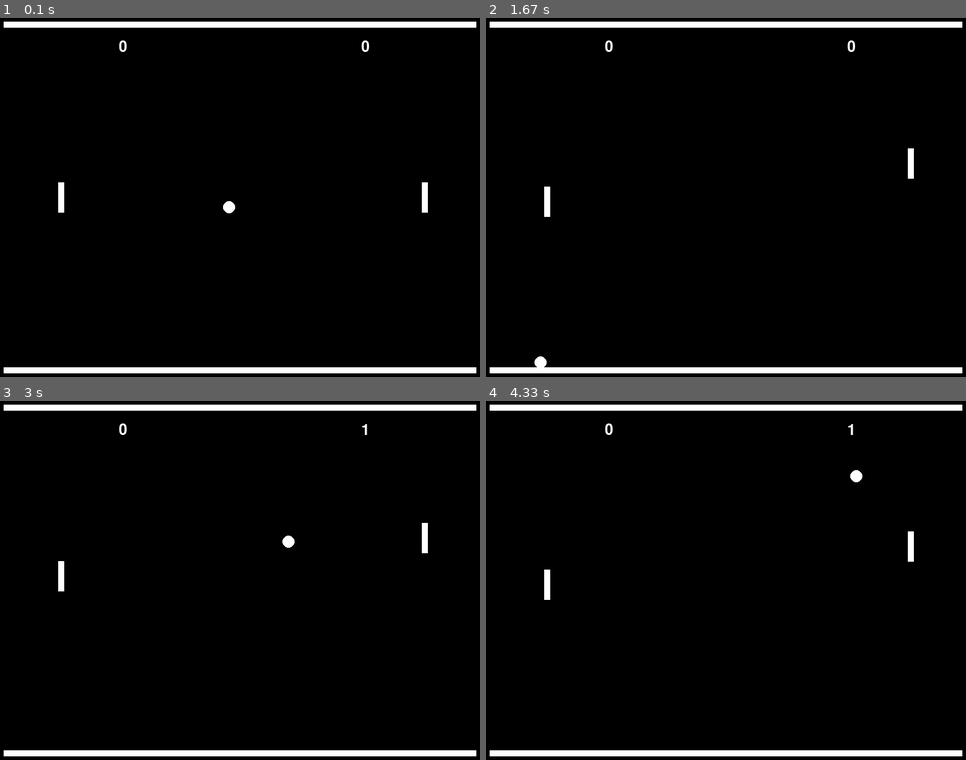
Above: before the commit, frames 1-4 (two rows, left to right).
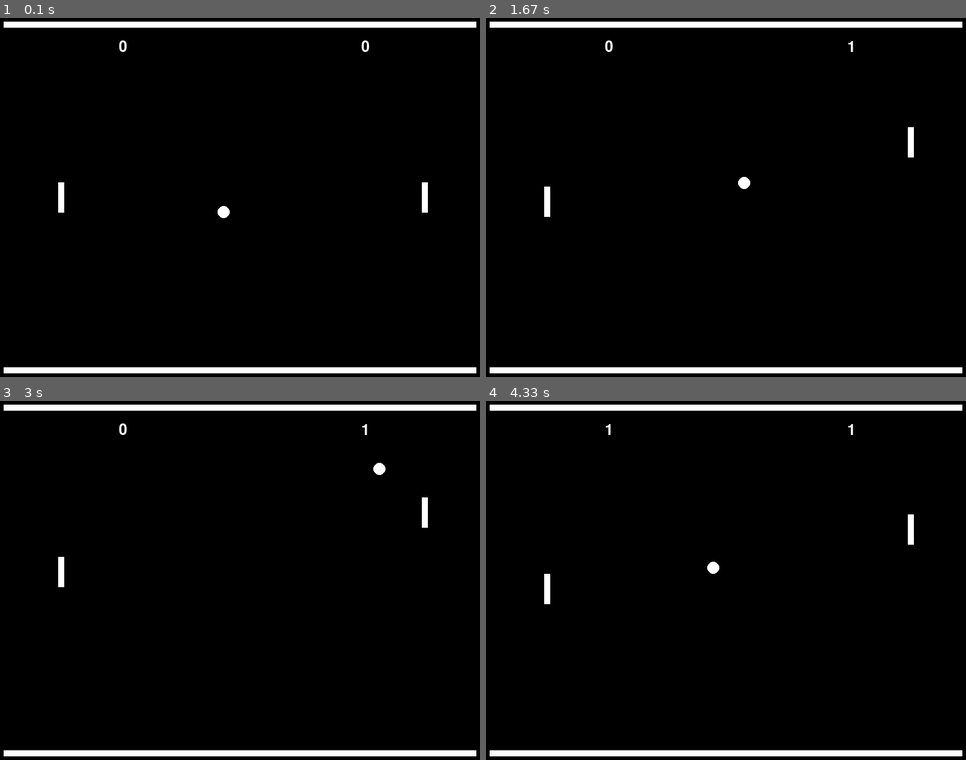
Above: after the commit, the same moments.

Repository: curtisxk38/pygame-pong
Game: pygame game, started from pong_in_pygame.py
Same seed, same stepped clock (60 frames per second), same inputs: the game is played once before the commit and once after it.
Inputs:
- Up to frame 1 (0.1 s): no input
- Up to frame 2 (1.67 s): hold Up 0.33-0.8 s; hold Down 0.83-1.13 s; hold S 0.83-1.13 s; hold Up 1.17-1.53 s; hold W 1.17-1.53 s; hold Down from 1.57 s (still down); hold S from 1.57 s (still down)
- Up to frame 3 (3 s): release Down at 1.93 s; release S at 1.93 s; hold Up 1.97-2.27 s; hold W 1.97-2.27 s; hold Down 2.3-2.6 s; hold S 2.3-2.6 s; hold Up from 2.63 s (still down); hold W from 2.63 s (still down)
- Up to frame 4 (4.33 s): release Up at 3 s; release W at 3 s; hold Down 3.03-3.4 s; hold S 3.03-3.4 s; hold Up 3.43-3.73 s; hold W 3.43-3.73 s; hold Down 3.77-4.07 s; hold S 3.77-4.07 s; hold Up from 4.1 s (still down); hold W from 4.1 s (still down)

The runs differ from the first frame. In frame 1, less than 0.1% of the frame differs, in the area x 45-49%, y 51-56%; in frame 2, 0.3%; in frame 3, 0.3%, in the area x 12-90%, y 17-54%; in frame 4, 0.3%.

Commit message:
Fixed ball position for py3.3

Diff:
--- a/pong_in_pygame.py
+++ b/pong_in_pygame.py
@@ -224,6 +224,6 @@
     for entry in text_to_print:
         text_ready, text_pos = text_to_print[entry]
         main_screen.blit(text_ready, text_pos)
-    pygame.draw.circle(main_screen, ball.color, (ball.x, ball.y), ball.radius)
+    pygame.draw.circle(main_screen, ball.color, (int(ball.x), int(ball.y)), ball.radius)
     pygame.display.flip()
-    CLOCK.tick(20)
+    CLOCK.tick(30)
